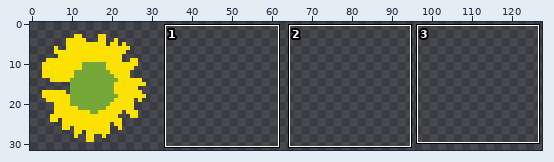
Edited in one commit: sprite sheet (src/assets/gfx/player.png). The first picture is a wide view before the edit; the outline marks the close-up.
Close-up. Old version:
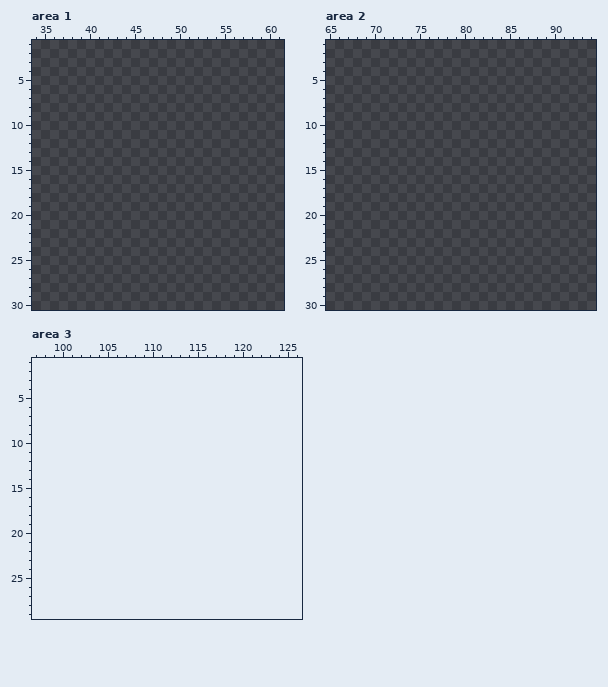
The file is 96x32 pixels. Colours within 5 levels of each other are drawn and written as one. Shown: area 1: x 34..61, y 1..30; area 2: x 65..94, y 1..30; area 3: x 97..126, y 1..29. The old version is drawn lined up with the new one, on the new canvas.
The result:
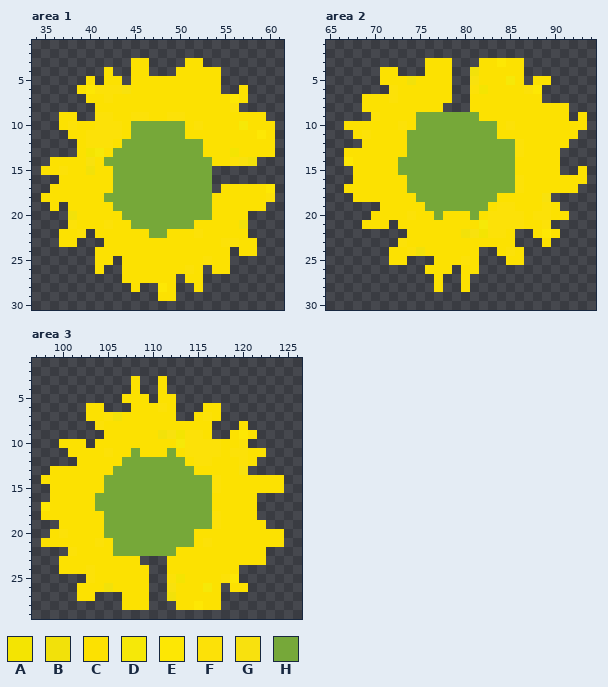
Palette (. is transparent): A #f4e402  B #f2e10a  C #fce101  D #f6e808  E #fde704  F #fce108  G #f8e10e  H #76a839
Edits made:
canvas 96x32 -> 128x32, the old top-left corner now at -1,0 (the part of the old canvas that was cut away was empty and is not shown)
Changed rows in their new state; - is an unchanged pixel.
Area 1:
first column x 35:
 3 ----------CC----CC--------
 4 -------C--CC---CCCCC------
 5 -----C-CC-CCCCCCCCCC------
 6 ----CEFFFGCCCCCCCCCC--C---
 7 -----CCFCCCCCCCCCCCCCEC---
 8 ------CCCCCCCCCCCCCCCF----
 9 --CC--FFCCFFCCFFCCCCCCCCC-
10 --CFCCFFFCHHHHHHCFCCCCDCCC
11 ---CCFFFFCHHHHHHCCCCCCCCEC
12 ----CFFFCHHHHHHHHHCCCCCCCC
13 ----CADCHHHHHHHHHHCCCACCCC
14 -CCCCGCHHHHHHHHHHHHCCFGB--
15 CCFCCBCCHHHHHHHHHHH-------
16 --CCCCCCHHHHHHHHHHH-------
17 -CCCCCCCHHHHHHHHHHH-CCCCCE
18 CCCCCCCHHHHHHHHHHHHCCCCCCF
19 -C-CCCCCHHHHHHHHHHHCCCCCC-
20 ---BCCCCCHHHHHHHHHHCCCC---
21 ---FCCCFCCHHHHHHHCCCCCB---
22 --CCF-CCCCCCHHCCCFCCCCC---
23 --CC---CCCCCCCCCCCCCFFCC--
24 ------CCCCCCCCCCCCCCC-CC--
25 ------CC-CCCCCCCCCFCC-----
26 ------C--CCCCCCCFC-CC-----
27 ---------CCCCCC-CC--------
28 ----------C--EC--C--------
29 -------------CC-----------
Area 2:
first column x 67:
 3 ---------CCC---CCECC-------
 4 ----CC---CCC--BCCCCC-------
 5 ----CCCBCCCC--GCCCDC-CC----
 6 -----FCCCCCC--FACCCCFE-----
 7 --CCCFCCCCCC--CCCCCCCC-----
 8 --CCCCCCCCC---CCCCCCCCCCC--
 9 ---FCCCCHHHHHHHCCCCCCCCCC-C
10 CCCCCCFCHHHHHHHHHCFCCCCCCCC
11 -CFCCCCHHHHHHHHHHCCCCCCCCC-
12 --CCCCCHHHHHHHHHHHHFCCCCC--
13 CCCCCCCHHHHHHHHHHHHFCCCC---
14 ECCCCCHHHHHHHHHHHHHCCCCC---
15 -CCCCCHHHHHHHHHHHHHCCCCC--C
16 -CCCCCCHHHHHHHHHHHHFCCCCCCC
17 CCCCCCCHHHHHHHHHHHHFCCCCCC-
18 -CCCCCCCHHHHHHHHHCCCCCG----
19 ----CCCCCHHHHHHHCFFCCCFC---
20 ---CCCCFCCHCCCHCFFFFCFFCC--
21 --CCC-CCCCCCCCCDFFFFCCF----
22 -------CCCCCCBGAFFC--CEC---
23 ------FCCCCCCCCCCCC---C----
24 -----CCFBCCCCCC--CFC-------
25 -----CC---CCCFC---CC-------
26 ---------CCC-CC------------
27 ----------C--C-------------
28 ----------C--C-------------
Area 3:
first column x 98:
 3 ----------C--C-------------
 4 ----------C--C-------------
 5 ---------CCC-CC------------
 6 -----CC---CCCFC---CC-------
 7 -----CCFBCCCCCC--CFC-------
 8 ------FCCCCCCCCCCCC---C----
 9 -------CCCCCCBGAFFC--CEC---
10 --CCC-CCCCCCCCCDFFFFCCF----
11 ---CCCCFCCHCCCHCFFFFCFFCC--
12 ----CCCCCHHHHHHHCFFCCCFC---
13 -CCCCCCCHHHHHHHHHCCCCCG----
14 CCCCCCCHHHHHHHHHHHHFCCCCCCC
15 -CCCCCCHHHHHHHHHHHHFCCCCCCC
16 -CCCCCHHHHHHHHHHHHHCCCCC---
17 ECCCCCHHHHHHHHHHHHHCCCCC---
18 CCCCCCCHHHHHHHHHHHHFCCCC---
19 --CCCCCHHHHHHHHHHHHFCCCCC--
20 -CFCCCCHHHHHHHHHHCCCCCCCCCC
21 CCCCCCFCHHHHHHHHHCFCCCCCCCC
22 ---FCCCCHHHHHHHCCCCCCCCCC--
23 --CCCCCCCCC---CCCCCCCCCCC--
24 --CCCFCCCCCC--CCCCCCCC-----
25 -----FCCCCCC--FACCCCFE-----
26 ----CCCBCCCC--GCCCDC-CC----
27 ----CC---CCC--BCCCCC-------
28 ---------CCC---CCECC-------
Boxes around the changes in both close-ups, in picture pixels (x1, y1, x2, y2):
added: (41, 58, 275, 301)
added: (344, 58, 587, 292)
added: (41, 376, 284, 610)
